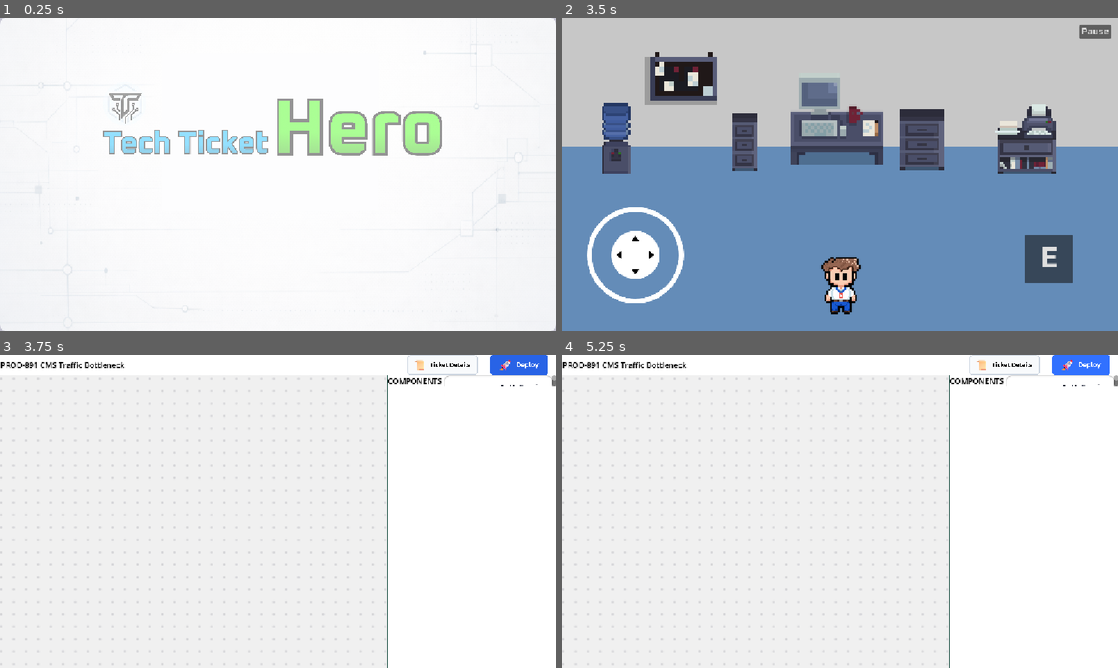
Above: before the commit, frames 1-4 (two rows, left to right).
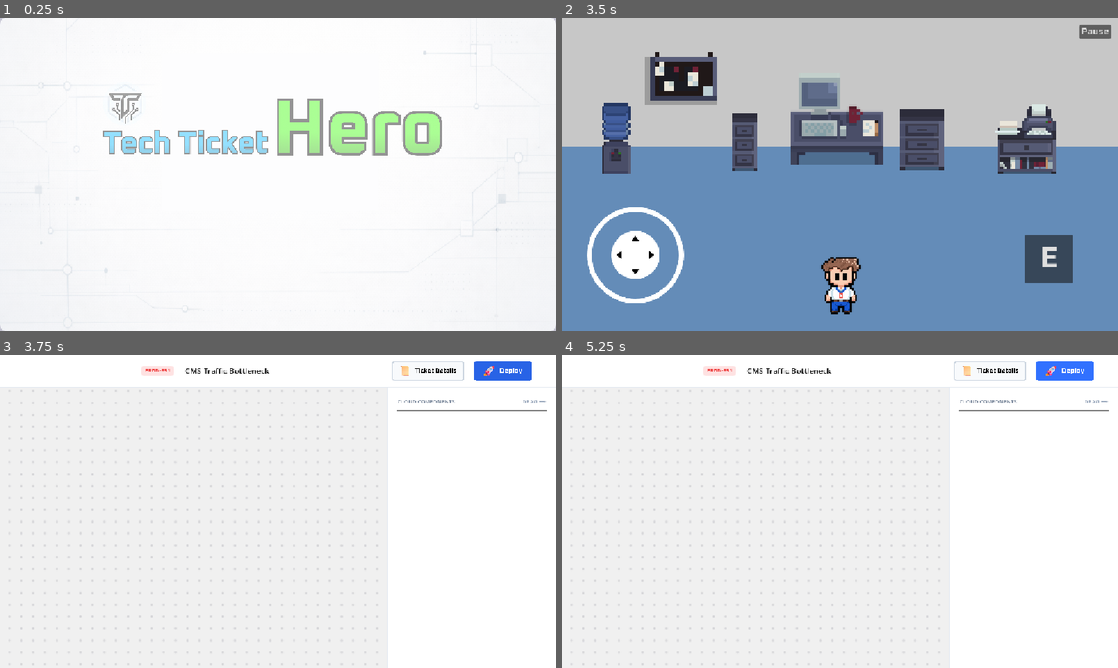
Above: after the commit, the same moments.

Repository: DezJukes/tech-ticket-hero
Game: Godot game, scene res://Scenes/Menu/main_menu.tscn
Two runs of this game, one before a commit and one after it. Both use one fixed random seed, a clock stepped at 60 frames per second and the inputs below.
Inputs (mouse positions are in pixels of both pictures, inside the frame that each line leads up to; where the layout moved, square brackets give the same spot in the first picture):
- Up to frame 1 (0.25 s): no input
- Up to frame 2 (3.5 s): move the mouse to (962, 158) at 0.52 s; hold D (move_right) 0.53-1.25 s; click (962, 158) at 0.67 s; drag from (728, 190) to (812, 237) at 1.27 s; click (840, 208) at 2 s; click (834, 193) at 2.75 s
- Up to frame 3 (3.75 s): click "E" at 3.5 s
- Up to frame 4 (5.25 s): click (990, 370) [1006, 364] at 4.25 s; click (1062, 370) [1079, 364] at 5 s

Frames 1-2 are identical in both runs. In frame 3, 3.4% of the frame differs, in the area x 0-100%, y 0-100%; in frame 4, 3.4%.

Commit message:
Game interface implemented; Added script for the components;
Game interface is implemented; TODO: Fix the bug that the game has the same component when it is dragged in the toolkit.

Diff:
--- a/Scenes/System Architecture Gameplay/GameInterface.tscn
+++ b/Scenes/System Architecture Gameplay/GameInterface.tscn
@@ -1,29 +1,37 @@
 [gd_scene format=3 uid="uid://bgsciooeskgrc"]
 
 [ext_resource type="Texture2D" uid="uid://rd8vc5wqvp6u" path="res://Assets/Misc/System Gameplay/Ticket Details Button/ticket_details_default.png" id="1_2q4iy"]
+[ext_resource type="FontFile" uid="uid://c5rykut8ifhd8" path="res://Assets/Font/Oxanium-Bold.ttf" id="1_3ekg3"]
 [ext_resource type="Texture2D" uid="uid://bh1oob36mat41" path="res://Assets/Misc/System Gameplay/Ticket Details Button/ticket_details_pressed.png" id="2_3ekg3"]
 [ext_resource type="Texture2D" uid="uid://coy624sn6j5qp" path="res://Assets/Misc/System Gameplay/Ticket Details Button/ticket_details_hovered.png" id="3_pedpk"]
 [ext_resource type="Texture2D" uid="uid://c5upd2bea2gn4" path="res://Assets/Misc/System Gameplay/Deploy Button/deploy_button_default.png" id="4_eoklo"]
 [ext_resource type="Texture2D" uid="uid://88w238ppgoux" path="res://Assets/Misc/System Gameplay/Deploy Button/deploy_button_pressed.png" id="5_vvtdt"]
 [ext_resource type="Texture2D" uid="uid://lkh0k2su5n1y" path="res://Assets/Misc/System Gameplay/Deploy Button/deploy_button_hovered.png" id="6_bubmk"]
 [ext_resource type="Texture2D" uid="uid://dhb5cchugfrxn" path="res://Assets/Misc/System Gameplay/background-board.png" id="7_okh1a"]
-[ext_resource type="PackedScene" uid="uid://dtmu6ugsyyu7j" path="res://Scenes/System Components/Global Components/Auth Service/auth_service_comp.tscn" id="8_6hfb2"]
 
 [sub_resource type="StyleBoxFlat" id="StyleBoxFlat_vo8ic"]
 bg_color = Color(1, 1, 1, 1)
-border_width_left = 1
-border_width_top = 1
-border_width_right = 1
-border_width_bottom = 1
+border_width_bottom = 2
 border_color = Color(0.8862745, 0.9098039, 0.9411765, 1)
+
+[sub_resource type="StyleBoxFlat" id="StyleBoxFlat_pedpk"]
+bg_color = Color(0.99607843, 0.8862745, 0.8862745, 1)
+corner_radius_top_left = 6
+corner_radius_top_right = 6
+corner_radius_bottom_right = 6
+corner_radius_bottom_left = 6
+expand_margin_left = 8.0
+expand_margin_top = 4.0
+expand_margin_right = 8.0
+expand_margin_bottom = 4.0
 
 [sub_resource type="StyleBoxFlat" id="StyleBoxFlat_e5ebq"]
 bg_color = Color(0.9268064, 0.9268064, 0.92680633, 1)
 
 [sub_resource type="StyleBoxFlat" id="StyleBoxFlat_nprbw"]
 bg_color = Color(1, 1, 1, 1)
-border_width_left = 1
-border_color = Color(0.021992011, 0.24424526, 0.18669185, 1)
+border_width_left = 2
+border_color = Color(0.8862745, 0.9098039, 0.9411765, 1)
 
 [node name="GameInterface" type="VBoxContainer" unique_id=1067625552]
 anchors_preset = 15
@@ -37,27 +45,54 @@
 layout_mode = 2
 theme_override_styles/panel = SubResource("StyleBoxFlat_vo8ic")
 
-[node name="HBoxContainer" type="HBoxContainer" parent="TopBar" unique_id=971396921]
+[node name="MarginContainer" type="MarginContainer" parent="TopBar" unique_id=2116361422]
 layout_mode = 2
+theme_override_constants/margin_left = 50
+theme_override_constants/margin_top = 8
+theme_override_constants/margin_right = 50
+theme_override_constants/margin_bottom = 8
 
-[node name="TicketName" type="Label" parent="TopBar/HBoxContainer" unique_id=45591059]
+[node name="HBoxContainer" type="HBoxContainer" parent="TopBar/MarginContainer" unique_id=971396921]
 layout_mode = 2
-theme_override_colors/font_color = Color(0, 0, 0, 1)
+size_flags_vertical = 4
+
+[node name="Control2" type="Control" parent="TopBar/MarginContainer/HBoxContainer" unique_id=1677102037]
+layout_mode = 2
+size_flags_horizontal = 3
+
+[node name="HBoxContainer" type="HBoxContainer" parent="TopBar/MarginContainer/HBoxContainer" unique_id=591662692]
+layout_mode = 2
+theme_override_constants/separation = 30
+alignment = 1
+
+[node name="TicketName" type="PanelContainer" parent="TopBar/MarginContainer/HBoxContainer/HBoxContainer" unique_id=1131279465]
+layout_mode = 2
+size_flags_vertical = 4
+theme_override_styles/panel = SubResource("StyleBoxFlat_pedpk")
+
+[node name="Label" type="Label" parent="TopBar/MarginContainer/HBoxContainer/HBoxContainer/TicketName" unique_id=1324872179]
+layout_mode = 2
+theme_override_colors/font_color = Color(0.9372549, 0.26666668, 0.26666668, 1)
+theme_override_fonts/font = ExtResource("1_3ekg3")
+theme_override_font_sizes/font_size = 11
 text = "PROD-891"
-horizontal_alignment = 1
 
-[node name="ArchitectureName" type="Label" parent="TopBar/HBoxContainer" unique_id=1356052259]
+[node name="ArchitectureName" type="Label" parent="TopBar/MarginContainer/HBoxContainer/HBoxContainer" unique_id=1356052259]
 layout_mode = 2
 theme_override_colors/font_color = Color(0, 0, 0, 1)
 text = "CMS Traffic Bottleneck"
 horizontal_alignment = 1
 
-[node name="Control" type="Control" parent="TopBar/HBoxContainer" unique_id=1761591784]
+[node name="Control" type="Control" parent="TopBar/MarginContainer/HBoxContainer" unique_id=1761591784]
 layout_mode = 2
 size_flags_horizontal = 3
 
-[node name="TicketDetails" type="TextureButton" parent="TopBar/HBoxContainer" unique_id=1573029760]
-custom_minimum_size = Vector2(160, 40)
+[node name="HBoxContainer2" type="HBoxContainer" parent="TopBar/MarginContainer/HBoxContainer" unique_id=64905159]
+layout_mode = 2
+theme_override_constants/separation = 20
+
+[node name="TicketDetails" type="TextureButton" parent="TopBar/MarginContainer/HBoxContainer/HBoxContainer2" unique_id=1256216002]
+custom_minimum_size = Vector2(150, 50)
 layout_mode = 2
 texture_normal = ExtResource("1_2q4iy")
 texture_pressed = ExtResource("2_3ekg3")
@@ -65,8 +100,8 @@
 ignore_texture_size = true
 stretch_mode = 5
 
-[node name="DeployButton" type="TextureButton" parent="TopBar/HBoxContainer" unique_id=1591316994]
-custom_minimum_size = Vector2(150, 40)
+[node name="DeployButton" type="TextureButton" parent="TopBar/MarginContainer/HBoxContainer/HBoxContainer2" unique_id=983669662]
+custom_minimum_size = Vector2(120, 50)
 layout_mode = 2
 texture_normal = ExtResource("4_eoklo")
 texture_pressed = ExtResource("5_vvtdt")
@@ -101,23 +136,50 @@
 layout_mode = 2
 theme_override_styles/panel = SubResource("StyleBoxFlat_nprbw")
 
-[node name="VBoxContainer" type="VBoxContainer" parent="Workspace/ToolkitSidebar" unique_id=1748831817]
+[node name="MarginContainer" type="MarginContainer" parent="Workspace/ToolkitSidebar" unique_id=1696348147]
+layout_mode = 2
+theme_override_constants/margin_left = 20
+theme_override_constants/margin_top = 20
+theme_override_constants/margin_right = 20
+theme_override_constants/margin_bottom = 20
+
+[node name="VBoxContainer" type="VBoxContainer" parent="Workspace/ToolkitSidebar/MarginContainer" unique_id=1748831817]
+layout_mode = 2
+theme_override_constants/separation = 8
+
+[node name="HBoxContainer" type="HBoxContainer" parent="Workspace/ToolkitSidebar/MarginContainer/VBoxContainer" unique_id=2098022592]
 layout_mode = 2
 
-[node name="HBoxContainer" type="HBoxContainer" parent="Workspace/ToolkitSidebar/VBoxContainer" unique_id=2098022592]
+[node name="Header" type="Label" parent="Workspace/ToolkitSidebar/MarginContainer/VBoxContainer/HBoxContainer" unique_id=1871069543]
 layout_mode = 2
+theme_override_colors/font_color = Color(0.39215687, 0.45490196, 0.54509807, 1)
+theme_override_font_sizes/font_size = 11
+text = "CLOUD COMPONENTS"
 
-[node name="Header" type="Label" parent="Workspace/ToolkitSidebar/VBoxContainer/HBoxContainer" unique_id=1871069543]
-layout_mode = 2
-theme_override_colors/font_color = Color(0, 0, 0, 1)
-text = "COMPONENTS"
-
-[node name="ScrollContainer" type="ScrollContainer" parent="Workspace/ToolkitSidebar/VBoxContainer/HBoxContainer" unique_id=823259921]
+[node name="Control" type="Control" parent="Workspace/ToolkitSidebar/MarginContainer/VBoxContainer/HBoxContainer" unique_id=261650118]
 layout_mode = 2
 size_flags_horizontal = 3
 
-[node name="VBoxContainer" type="VBoxContainer" parent="Workspace/ToolkitSidebar/VBoxContainer/HBoxContainer/ScrollContainer" unique_id=1465296553]
+[node name="Label" type="Label" parent="Workspace/ToolkitSidebar/MarginContainer/VBoxContainer/HBoxContainer" unique_id=761371348]
+layout_mode = 2
+theme_override_colors/font_color = Color(0.5803922, 0.6392157, 0.72156864, 1)
+theme_override_font_sizes/font_size = 11
+text = "DRAG ⟶"
+
+[node name="HSeparator" type="HSeparator" parent="Workspace/ToolkitSidebar/MarginContainer/VBoxContainer" unique_id=837539525]
 layout_mode = 2
 
-[node name="ComponentCard" parent="Workspace/ToolkitSidebar/VBoxContainer/HBoxContainer/ScrollContainer" unique_id=462797310 instance=ExtResource("8_6hfb2")]
+[node name="ScrollContainer" type="ScrollContainer" parent="Workspace/ToolkitSidebar/MarginContainer/VBoxContainer" unique_id=823259921]
 layout_mode = 2
+size_flags_horizontal = 3
+size_flags_vertical = 3
+horizontal_scroll_mode = 3
+
+[node name="VBoxContainer" type="VBoxContainer" parent="Workspace/ToolkitSidebar/MarginContainer/VBoxContainer/ScrollContainer" unique_id=667776313]
+layout_mode = 2
+size_flags_horizontal = 3
+theme_override_constants/separation = 16
+
+[node name="Control" type="Control" parent="Workspace/ToolkitSidebar/MarginContainer/VBoxContainer/ScrollContainer/VBoxContainer" unique_id=1244222171]
+custom_minimum_size = Vector2(0, 24)
+layout_mode = 2
--- /dev/null
+++ b/Scenes/System Components/Global Components/API Gateway/api_gateway_comp.gd
@@ -0,0 +1,28 @@
+extends PanelContainer
+
+# We only need to export the dropped scene, because the UI can't hold a scene file.
+@export var dropped_badge_scene: PackedScene
+
+# Update these $ paths to match your exact node tree!
+@onready var name_label = $MarginContainer/HBoxContainer/TextColumn/Title
+@onready var icon_rect = $MarginContainer/HBoxContainer/IconFrame/MarginContainer/IconImage
+
+func _get_drag_data(at_position: Vector2) -> Variant:
+	# 1. Grab the name and icon DIRECTLY from the UI you built in the editor
+	var drag_data = {
+		"name": name_label.text,
+		"icon": icon_rect.texture,
+		"badge_scene": dropped_badge_scene
+	}
+
+	# 2. Create the transparent ghost image
+	var preview = self.duplicate()
+	preview.modulate = Color(1, 1, 1, 0.6)
+
+	var preview_container = Control.new()
+	preview_container.add_child(preview)
+	preview.position = -preview.size / 2
+
+	set_drag_preview(preview_container)
+
+	return drag_data
--- a/Scenes/System Components/Global Components/API Gateway/api_gateway_comp.tscn
+++ b/Scenes/System Components/Global Components/API Gateway/api_gateway_comp.tscn
@@ -1,6 +1,7 @@
 [gd_scene format=3 uid="uid://dtmu6ugsyyu7j"]
 
-[ext_resource type="Texture2D" uid="uid://cr3tkwu7tx5bn" path="res://Scenes/System Components/API Gateway/img_api_gateway.png" id="1_k8pjx"]
+[ext_resource type="Texture2D" uid="uid://cr3tkwu7tx5bn" path="res://Scenes/System Components/Global Components/API Gateway/img_api_gateway.png" id="1_k8pjx"]
+[ext_resource type="Script" uid="uid://dtgnfufp88pvp" path="res://Scenes/System Components/Global Components/API Gateway/api_gateway_comp.gd" id="1_xje42"]
 [ext_resource type="FontFile" uid="uid://c5rykut8ifhd8" path="res://Assets/Font/Oxanium-Bold.ttf" id="2_y41ex"]
 [ext_resource type="FontFile" uid="uid://dewebhcgjyrna" path="res://Assets/Font/Oxanium-SemiBold.ttf" id="3_gshss"]
 [ext_resource type="FontFile" uid="uid://barb88fv45i1j" path="res://Assets/Font/Oxanium-Regular.ttf" id="4_2ydtx"]
@@ -38,6 +39,7 @@
 grow_horizontal = 2
 grow_vertical = 2
 theme_override_styles/panel = SubResource("StyleBoxFlat_ehknd")
+script = ExtResource("1_xje42")
 
 [node name="CardPadding" type="MarginContainer" parent="." unique_id=714115166]
 layout_mode = 2
--- /dev/null
+++ b/Scenes/System Components/Global Components/Application Server/application_server_comp.gd
@@ -0,0 +1,28 @@
+extends PanelContainer
+
+# We only need to export the dropped scene, because the UI can't hold a scene file.
+@export var dropped_badge_scene: PackedScene
+
+# Update these $ paths to match your exact node tree!
+@onready var name_label = $MarginContainer/HBoxContainer/TextColumn/Title
+@onready var icon_rect = $MarginContainer/HBoxContainer/IconFrame/MarginContainer/IconImage
+
+func _get_drag_data(at_position: Vector2) -> Variant:
+	# 1. Grab the name and icon DIRECTLY from the UI you built in the editor
+	var drag_data = {
+		"name": name_label.text,
+		"icon": icon_rect.texture,
+		"badge_scene": dropped_badge_scene
+	}
+
+	# 2. Create the transparent ghost image
+	var preview = self.duplicate()
+	preview.modulate = Color(1, 1, 1, 0.6)
+
+	var preview_container = Control.new()
+	preview_container.add_child(preview)
+	preview.position = -preview.size / 2
+
+	set_drag_preview(preview_container)
+
+	return drag_data
--- a/Scenes/System Components/Global Components/Application Server/application_server_comp.tscn
+++ b/Scenes/System Components/Global Components/Application Server/application_server_comp.tscn
@@ -1,6 +1,7 @@
 [gd_scene format=3 uid="uid://dtmu6ugsyyu7j"]
 
 [ext_resource type="Texture2D" uid="uid://rkmo2gvbwviv" path="res://Scenes/System Components/Global Components/Application Server/img_application_server.png" id="1_a7gl6"]
+[ext_resource type="Script" uid="uid://b1pn8mt76xr7o" path="res://Scenes/System Components/Global Components/Application Server/application_server_comp.gd" id="1_ltewp"]
 [ext_resource type="FontFile" uid="uid://c5rykut8ifhd8" path="res://Assets/Font/Oxanium-Bold.ttf" id="2_y41ex"]
 [ext_resource type="FontFile" uid="uid://dewebhcgjyrna" path="res://Assets/Font/Oxanium-SemiBold.ttf" id="3_gshss"]
 [ext_resource type="FontFile" uid="uid://barb88fv45i1j" path="res://Assets/Font/Oxanium-Regular.ttf" id="4_2ydtx"]
@@ -38,6 +39,7 @@
 grow_horizontal = 2
 grow_vertical = 2
 theme_override_styles/panel = SubResource("StyleBoxFlat_ehknd")
+script = ExtResource("1_ltewp")
 
 [node name="CardPadding" type="MarginContainer" parent="." unique_id=714115166]
 layout_mode = 2
--- a/Scenes/System Components/Global Components/Auth Service/auth_service_comp.tscn
+++ b/Scenes/System Components/Global Components/Auth Service/auth_service_comp.tscn
@@ -1,5 +1,6 @@
 [gd_scene format=3 uid="uid://dtmu6ugsyyu7j"]
 
+[ext_resource type="Script" uid="uid://drt010ljcsqoo" path="res://Scenes/System Components/Global Components/Auth Service/auth_service_comp.gd" id="1_18nk2"]
 [ext_resource type="Texture2D" uid="uid://b12herorqimf6" path="res://Scenes/System Components/Global Components/Auth Service/img_auth_service.png" id="1_b8sgh"]
 [ext_resource type="FontFile" uid="uid://c5rykut8ifhd8" path="res://Assets/Font/Oxanium-Bold.ttf" id="2_y41ex"]
 [ext_resource type="FontFile" uid="uid://dewebhcgjyrna" path="res://Assets/Font/Oxanium-SemiBold.ttf" id="3_gshss"]
@@ -38,6 +39,7 @@
 grow_horizontal = 2
 grow_vertical = 2
 theme_override_styles/panel = SubResource("StyleBoxFlat_ehknd")
+script = ExtResource("1_18nk2")
 
 [node name="CardPadding" type="MarginContainer" parent="." unique_id=714115166]
 layout_mode = 2
Not shown, added: Scenes/System Components/Global Components/API Gateway/api_gateway_comp.gd.uid
Not shown, added: Scenes/System Components/Global Components/Application Server/application_server_comp.gd.uid
